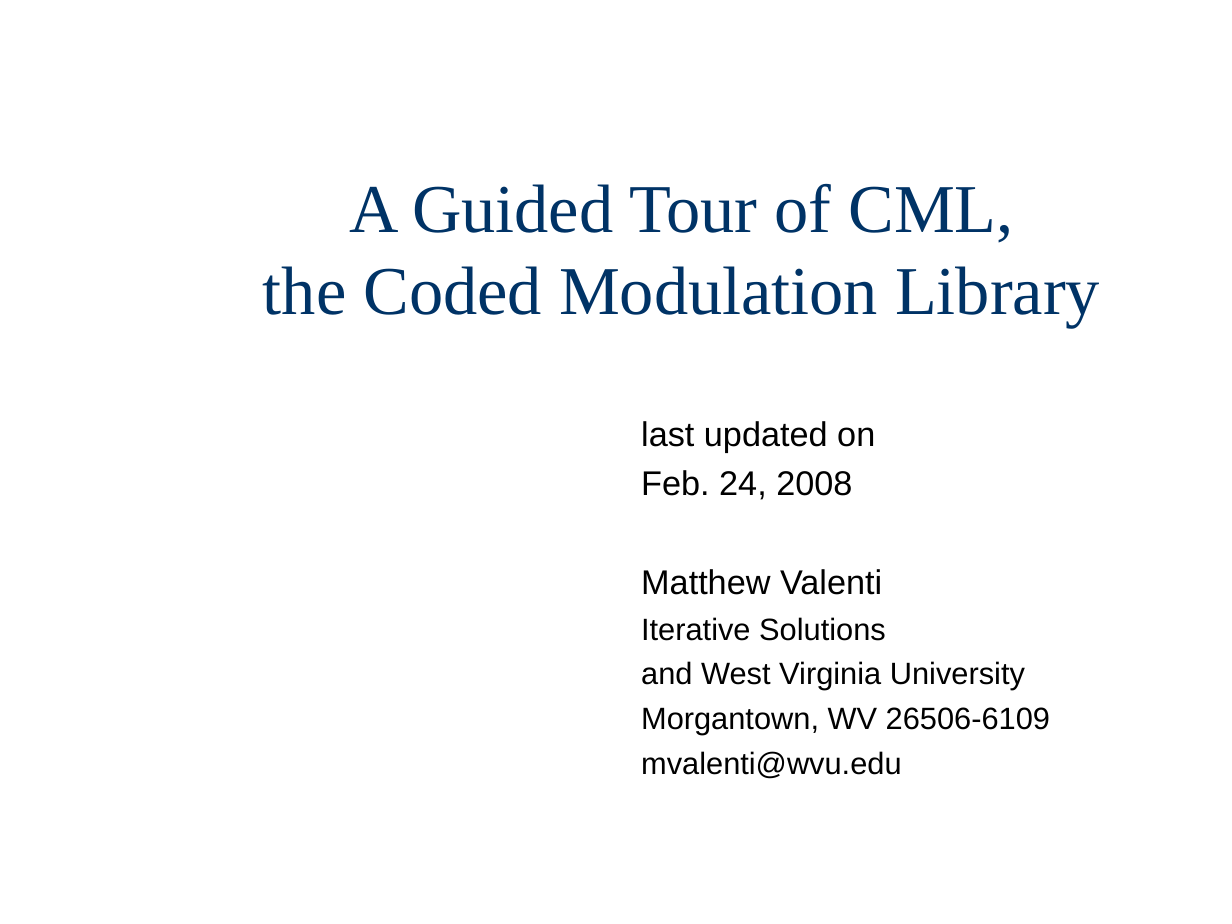
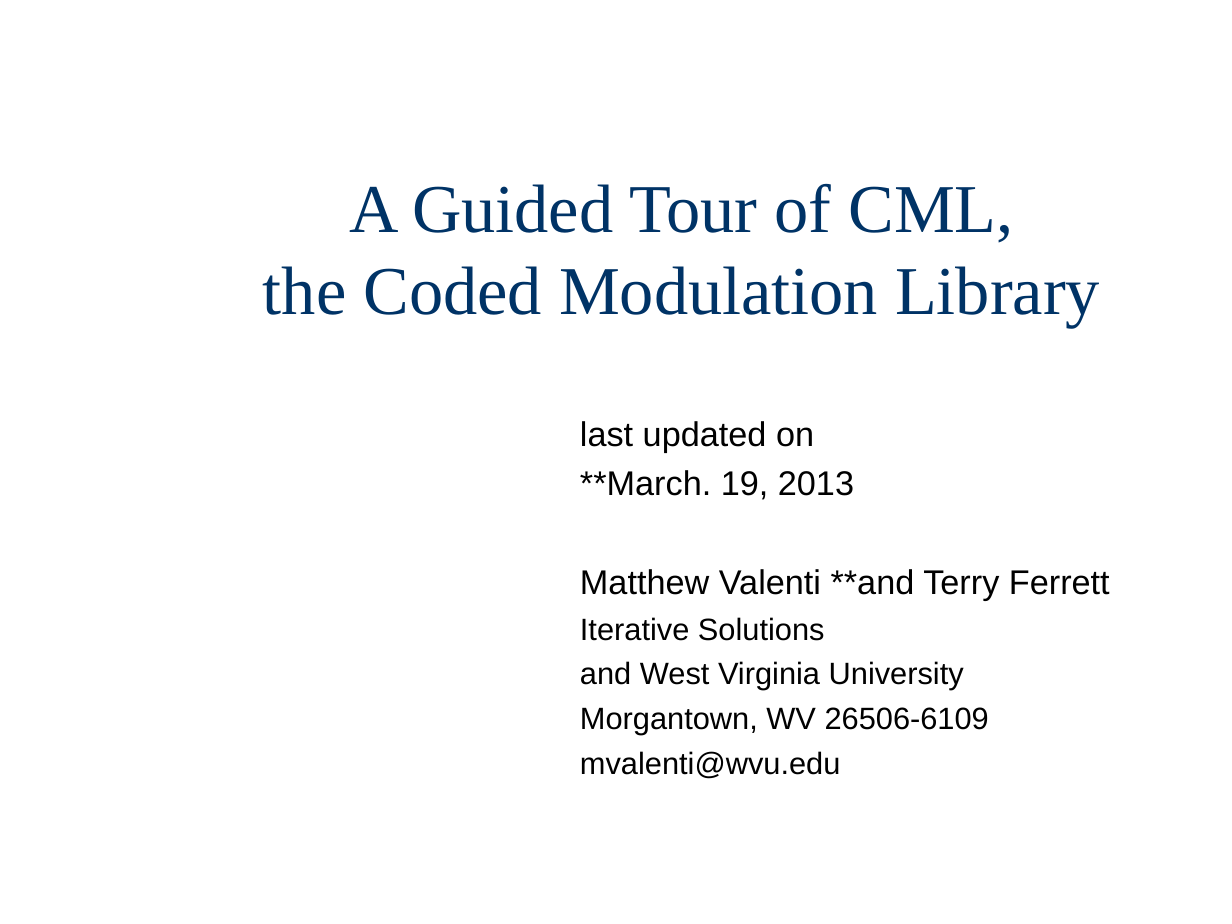
Before and after one commit to wvu-wcrl/CML, a slide deck: slide 1 of doc/src/CMLoverview.ppt. Drawn at 1232x924 pixels with LibreOffice and Linux fonts; fonts in the diff are those of the drawing. Boxes give left, top, right and bottom in pixels: in the first picture for what was removed or moved away, otherwise in the second. Text is boxed around its words. In the diff, an @@ line names an element or a change of style, - is before the commit and + after.

```diff
--- a/doc/src/CMLoverview.ppt
+++ b/doc/src/CMLoverview.ppt
@@ subtitle "last updated on": place and size @@
-subtitle "last updated on" at (641, 421, 1050, 779)
+subtitle "last updated on" at (580, 421, 1110, 779)
@@ subtitle at (580, 470, 1110, 601): text changed @@
-Feb. 24, 2008
-Matthew Valenti
+**March. 19, 2013
+Matthew Valenti **and Terry Ferrett
```
Also in this commit, not shown: 83 other slides changed, 8 slides added, 2 other files.
